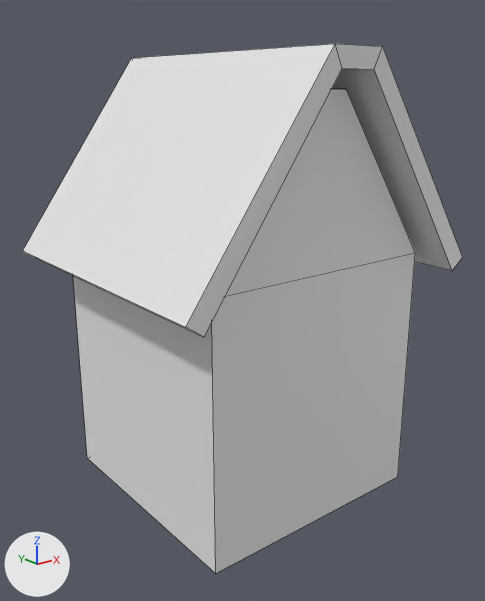
One commit to the Blender file projet/blender/step5.blend: the scene before it, then after it.
Rendered twice from a 50 mm lens placed at (-3.33, -4.21, 3.25), pointed at (-0.14, -0.23, 1.66). Every picture has the same lights, and +X, +Y and +Z are marked at lower left. Mesh edges are drawn as thin lines.

The first picture shows 'Plan', 'toit'.
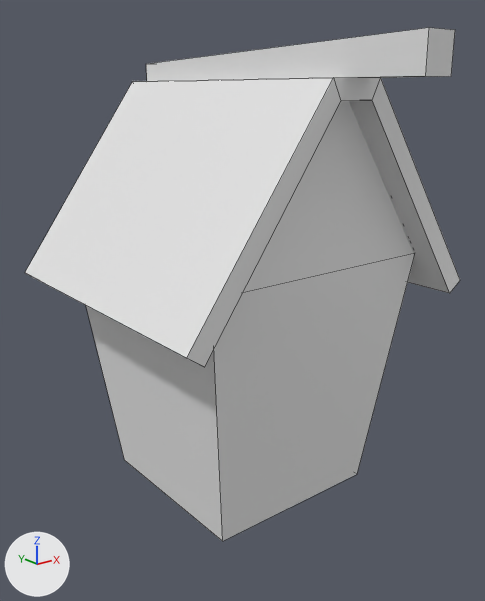
Location of each change, (x1, y1, x2, y2) in pixels of the pictures (485 x 601 px; the box of a moved part takes in the faces that stretch with it):
'Plan', reshaped (9% shorter)
    before: (73, 89, 415, 573)
    after: (86, 101, 414, 541)
'toit', moved
    before: (23, 44, 462, 337)
    after: (25, 77, 460, 367)
'poutre', reshaped, moved (not visible before)
    after: (146, 28, 455, 81)
part 1 of me_plan, moved or reshaped
    before: (73, 253, 415, 573)
    after: (86, 253, 414, 541)

Edits to the bpy script that builds the scene:
```text
Change me_plan:
    where me_plan.from_pydata(...)  # 17 vertices, 11 faces, 1 loose edge; spans x -1.0..1.0, y -1.0..1.0, z 0.0..3.26
    used by ob_plan; location = (0.0, 0.0, 0.0)
    me_plan part 1
    me_plan.vertices[0].co: (-1.0, -1.0, 0.0) -> (-0.75, -0.75, 0.0)  # pixel (215, 573) -> pixel (222, 541)
    me_plan.vertices[1].co: (1.0, -1.0, 0.0) -> (0.75, -0.75, 0.0)  # pixel (397, 476) -> pixel (357, 474)
    me_plan.vertices[2].co: (-1.0, 1.0, 0.0) -> (-0.75, 0.75, 0.0)  # pixel (87, 458) -> pixel (124, 460)
    me_plan.vertices[3].co: (1.0, 1.0, 0.0) -> (0.75, 0.75, 0.0)
Change me_plan_002:
    where me_plan_002.from_pydata(...)  # 4 vertices, 1 face; spans x -0.22..0.22, y -1.21..1.21, z 3.52
    used by ob_poutre; location = (0.0, 0.0, 0.0)
    verts and faces of me_plan_002; kept vertices keep their numbers, new ones are numbered from 4
    before: 0 (-0.22, 1.21, 3.52) at pixel (131, 57), 1 (-0.22, -1.21, 3.52) at pixel (335, 43), 2 (0.22, -1.21, 3.52) at pixel (382, 46), 3 (0.22, 1.21, 3.52)
    me_plan_002 part 2
    add delete_vertices([*range(0, 4)])  # with the faces that use them
    add verts[4] = (-0.07, 1.21, 3.51)  # pixel (146, 81)
    add verts[5] = (-0.12, -1.8, 3.52)  # pixel (425, 75)
    add verts[6] = (0.12, -1.8, 3.52)  # pixel (451, 76)
    add verts[7] = (0.07, 1.21, 3.51)
    add verts[8] = (-0.07, 1.21, 3.66)  # pixel (146, 63)
    add verts[9] = (-0.12, -1.8, 3.76)  # pixel (429, 27)
    add verts[10] = (0.12, -1.8, 3.76)  # pixel (455, 29)
    add verts[11] = (0.07, 1.21, 3.66)
    add faces += [(4, 7, 6, 5), (8, 9, 10, 11), (4, 8, 11, 7), (5, 6, 10, 9), (6, 7, 11, 10), (4, 5, 9, 8)]
Change ob_toit:
    ob_toit.location: (0.0, 0.0, 0.0) -> (0.0, 0.0, -0.189)
Change ob_poutre:
    ob_poutre.location: (0.0, 0.0, 0.0) -> (0.0, 0.0, -0.189)
```
